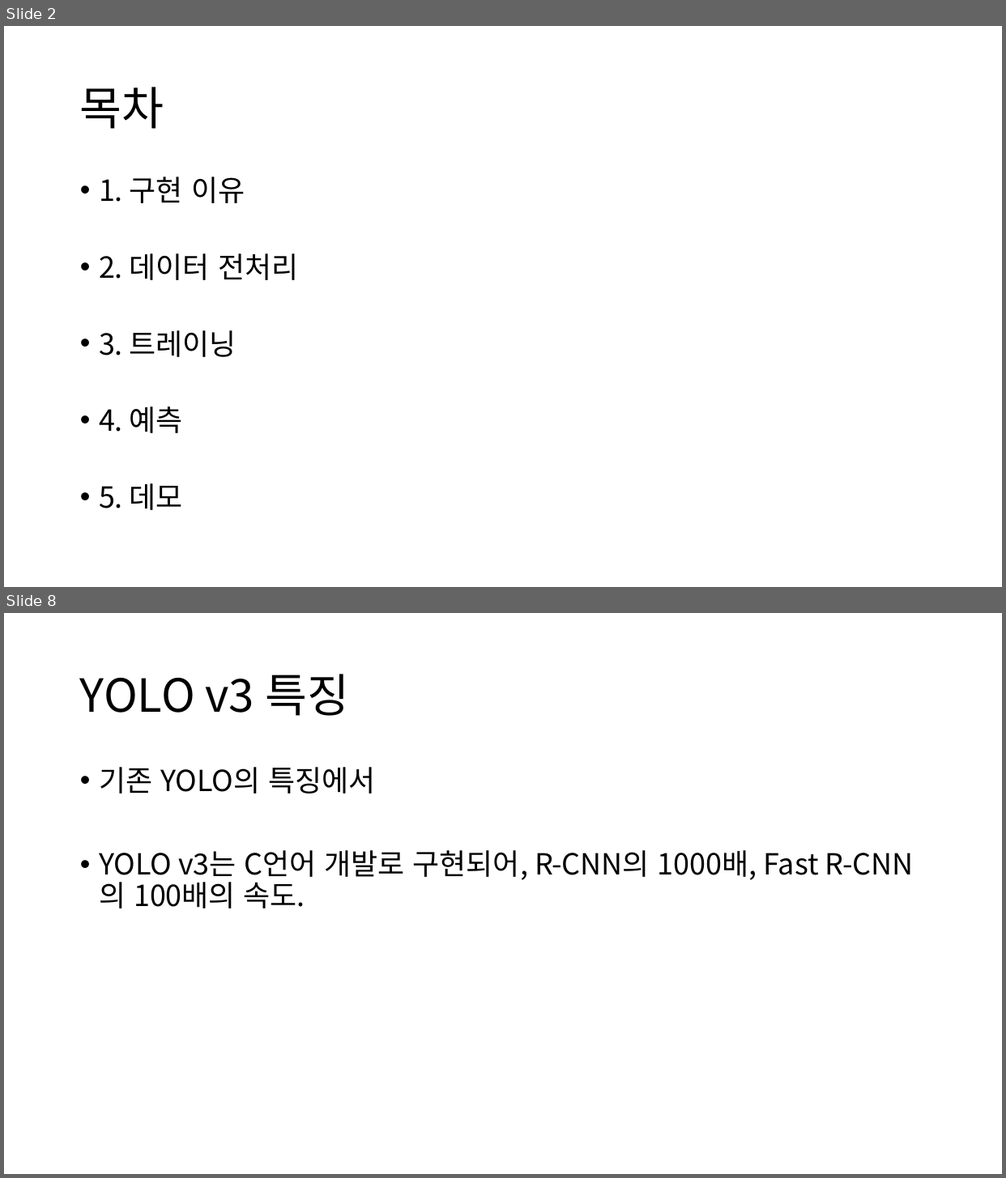
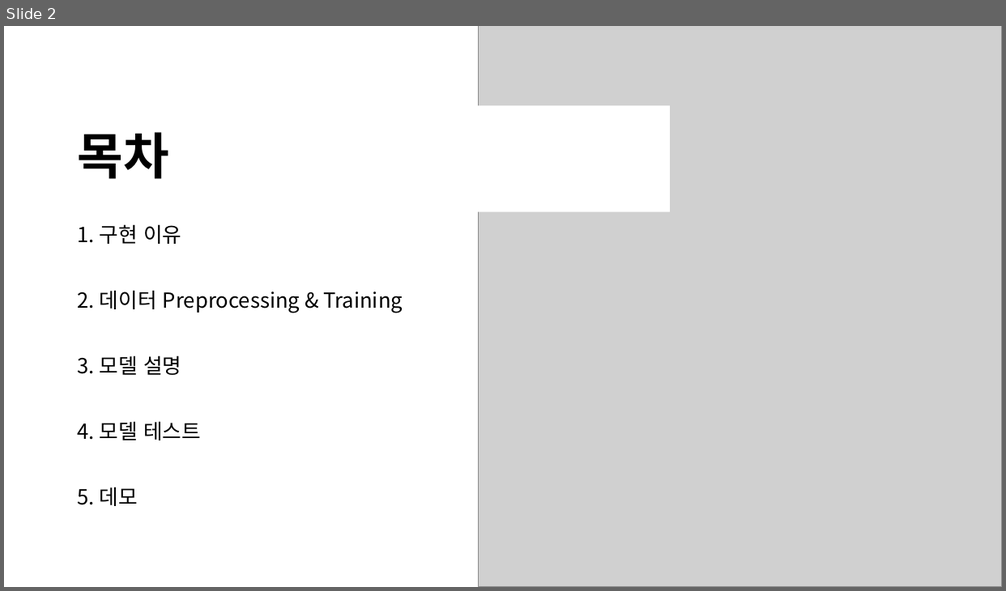
Before and after one commit to Team-Tetrapod/project, a slide deck: 2. 발표자료/PC조립 헬퍼 최종본.pptx. Shown one above the other, each under a label of ours: slides 2 and 8 before the commit, slide 2 after it; the slides between them are not shown. The pictures are 1006x1178 and 1006x591 pixels, drawn with LibreOffice and Linux fonts; fonts in the diff are those of the drawing; grey boxes stand for pictures; background and template pictures are left out. Boxes give left, top, right and bottom in pixels: in the first picture for what was removed or moved away, otherwise in the second. Text is boxed around its words. In the diff, an @@ line names an element or a change of style, - is before the commit and + after.

```diff
--- a/2. 발표자료/PC조립 헬퍼 최종본.pptx
+++ b/2. 발표자료/PC조립 헬퍼 최종본.pptx
@@ slide 8 removed at (4, 613, 1002, 1174), background #FFFFFF @@
@@ title removed at (80, 674, 349, 716) @@
-YOLO v3 특징
@@ text removed at (99, 767, 914, 909) @@
-• 기존 YOLO의 특징에서
-• YOLO v3는 C언어 개발로 구현되어, R-CNN의 1000배, Fast R-CNN의 100배의 속도.
@@ slide 2 changed as well @@
@@ picture added at (479, 26, 1002, 587) @@
@@ rectangle "목차": place and size @@
-rectangle "목차" at (80, 87, 164, 129)
+rectangle "목차" at (70, 105, 670, 211)
@@ rectangle "목차" at (70, 105, 670, 211): size 44 to 48 pt, bold on; fill none to #FFFFFF @@
@@ text "1. 구현 이유": place and size @@
-text "1. 구현 이유" at (99, 177, 298, 510)
+text "1. 구현 이유" at (78, 224, 403, 506)
@@ text "1. 구현 이유" at (78, 224, 403, 506): vertical alignment top to middle @@
@@ text at (78, 224, 181, 506): size 28 to 20 pt in "1. 구현 이유", "5. 데모"; bullet • to none; line spacing 0.8 to 0.9 @@
@@ text at (78, 290, 403, 441): text changed; size 28 to 20 pt @@
-• 2. 데이터 전처리
-• 3. 트레이닝
-• 4. 예측
+2. 데이터 Preprocessing & Training
+3. 모델 설명
+4. 모델 테스트
```
Also in this commit, not shown: 5 other slides changed, 5 slides added, 6 other slides removed, 1 other file.
